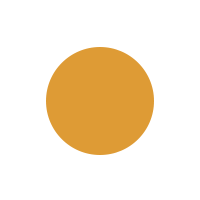
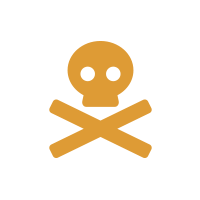
Revision of a layered 200×200 image; what changed, layer by layer:
added layer "Color Fill 2" above "Ellipse 1 copy" over [left=49, top=41, right=152, bottom=158]
hid "Ellipse 1 copy" over [left=46, top=47, right=154, bottom=155]
